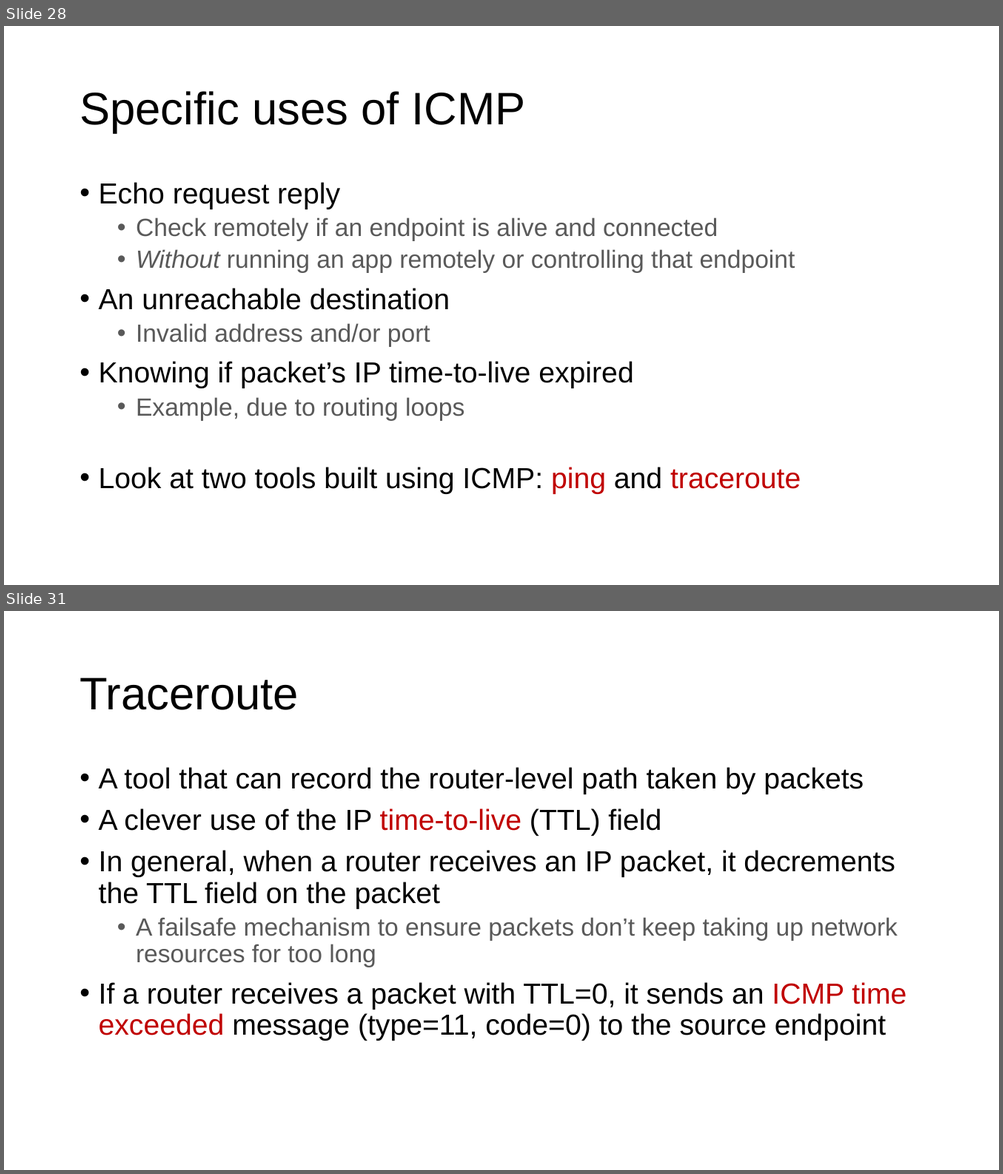
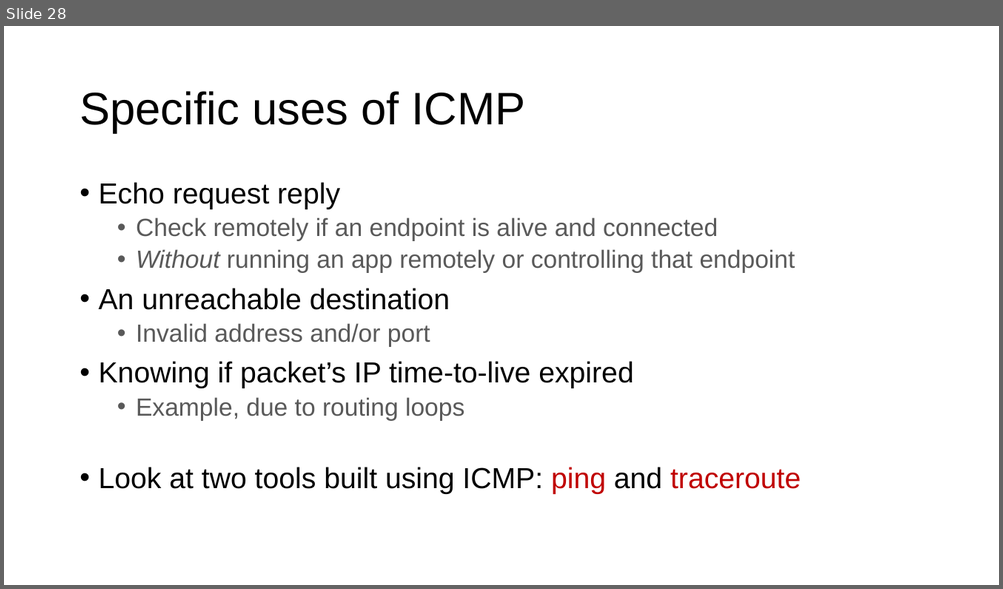
Before and after one commit to ngsrinivas/coursegen, a slide deck: ex/352-F24/staging/352-F24/lectures/22-net-routers-lpm-debugging.pptx. Shown one above the other, each under a label of ours: slides 28 and 31 before the commit, slide 28 after it; the slides between them are not shown. The pictures are 1003x1174 and 1003x589 pixels, drawn with LibreOffice and Linux fonts; fonts in the diff are those of the drawing. Boxes give left, top, right and bottom in pixels: in the first picture for what was removed or moved away, otherwise in the second. Text is boxed around its words. In the diff, an @@ line names an element or a change of style, - is before the commit and + after.

```diff
--- a/ex/352-F24/staging/352-F24/lectures/22-net-routers-lpm-debugging.pptx
+++ b/ex/352-F24/staging/352-F24/lectures/22-net-routers-lpm-debugging.pptx
@@ slide 31 removed at (4, 611, 999, 1170), background #FFFFFF @@
@@ title removed at (79, 678, 298, 710) @@
-Traceroute
@@ text removed at (99, 767, 906, 1041) @@
-• A tool that can record the router-level path taken by packets
-• A clever use of the IP time-to-live (TTL) field
-• In general, when a router receives an IP packet, it decrements the TTL field on the packet
-  • A failsafe mechanism to ensure packets don’t keep taking up network resources for too long
-• If a router receives a packet with TTL=0, it sends an ICMP time exceeded message (type=11, code=0) to the source endpoint
```
Also in this commit, not shown: 5 other slides removed, 6 other files.
